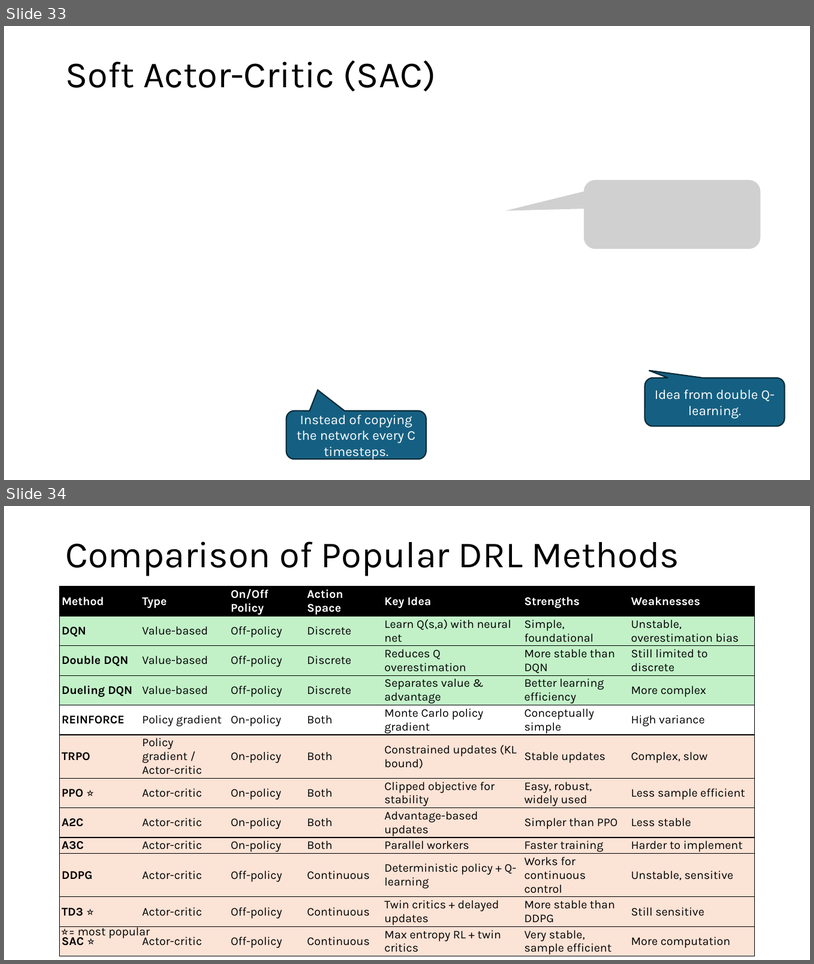
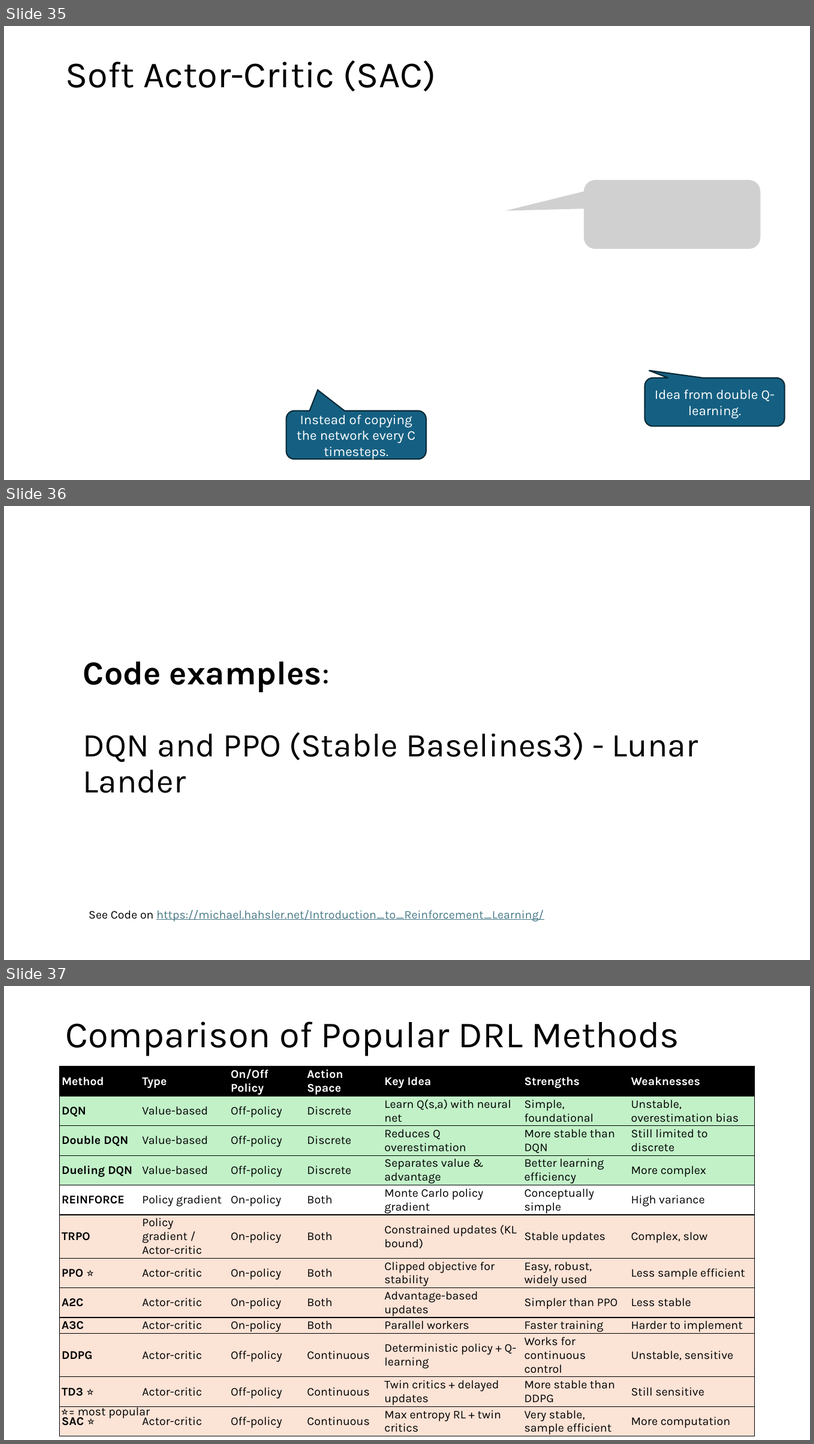
Before and after one commit to mhahsler/Introduction_to_Reinforcement_Learning, a slide deck: slides/Lecture_DRL.pptx. Shown one above the other, each under a label of ours: slides 33 and 34 before the commit, slides 35, 36 and 37 after it. The pictures are 814x964 and 814x1444 pixels, drawn with LibreOffice and Linux fonts; fonts in the diff are those of the drawing; grey boxes stand for pictures. Boxes give left, top, right and bottom in pixels: in the first picture for what was removed or moved away, otherwise in the second. Text is boxed around its words. In the diff, an @@ line names an element or a change of style, - is before the commit and + after.

```diff
--- a/slides/Lecture_DRL.pptx
+++ b/slides/Lecture_DRL.pptx
@@ slide 36 added at <box>4,506,810,960</box>, background #FFFFFF @@
@@ title added at <box>83,661,698,793</box>, 39.6 pt, text #000000 @@
+Code examples:
+DQN and PPO (Stable Baselines3) - Lunar Lander
@@ text added at <box>89,909,544,921</box>, 14 pt, text #467886, underline @@
+See Code on https://michael.hahsler.net/Introduction_to_Reinforcement_Learning/
@@ what was slide 33 is now slide 35 @@
@@ what was slide 34 is now slide 37 @@
```
Also in this commit, not shown: 2 slides changed, 2 other slides added, 1 other file.
